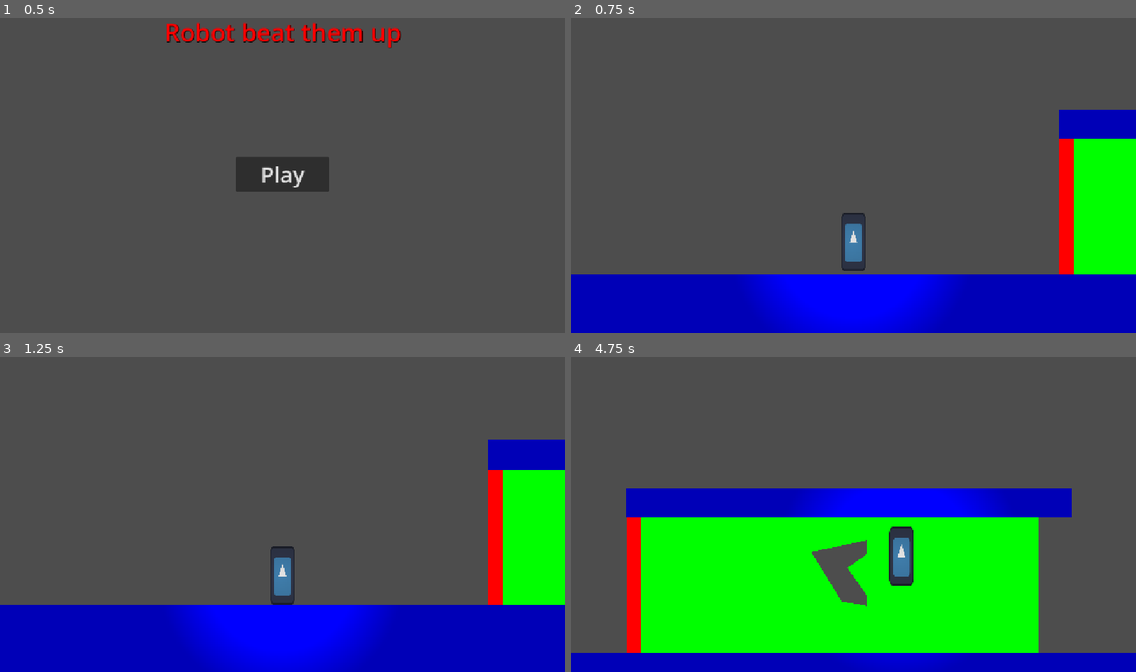
Above: before the commit, frames 1-4 (two rows, left to right).
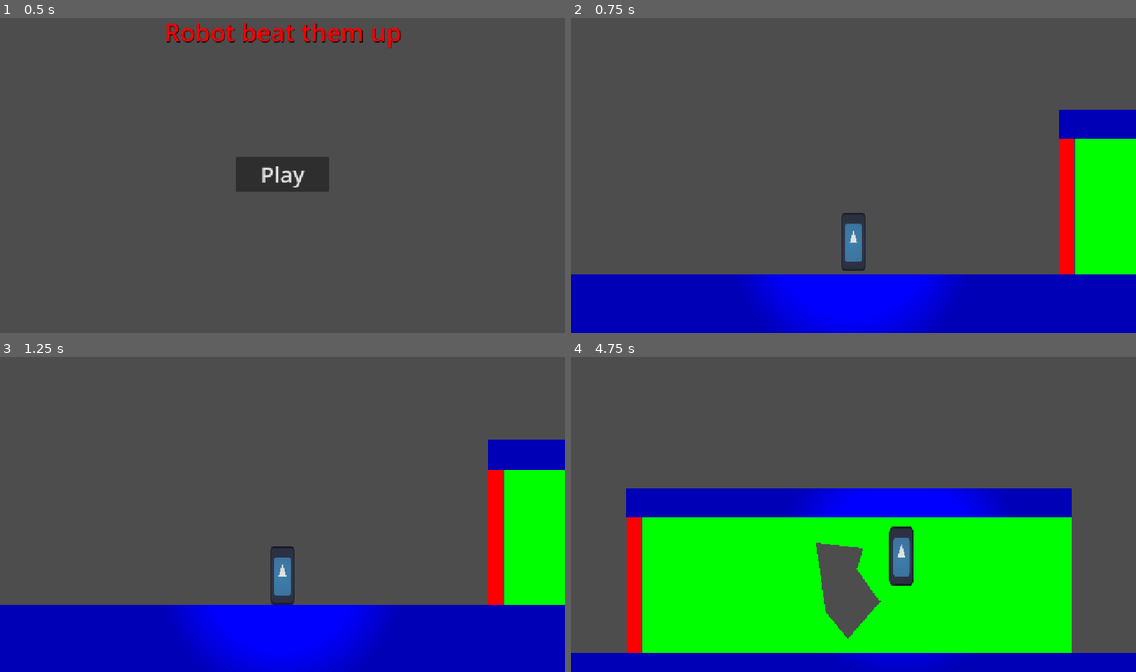
Above: after the commit, the same moments.

Repository: Triopking/Beat-Them-Up
Game: Godot game, scene res://Scenes/menu.tscn
The game is run twice, just before and just after one commit, with the same random seed, the same clock (stepped at 60 frames per second) and the same inputs. The engine's default icon, where the game draws it, is replaced by a stand-in: a white triangle on a blue panel in a dark square.
Inputs:
- Up to frame 1 (0.5 s): no input
- Up to frame 2 (0.75 s): click "Play" at 0.5 s
- Up to frame 3 (1.25 s): no input
- Up to frame 4 (4.75 s): hold Shift (Sprint) 1.28-2.03 s; hold D (Right) 1.28-2.78 s; tap Space (Jump) at 1.52, 2.27, 3.77, 4.52 s; tap Shift (Sprint) at 2.1, 3.6 s; hold Left (Left) 2.78-3.53 s; hold Shift (Sprint) 2.78-3.53 s; hold D (Right) from 3.53 s (still down); hold Shift (Sprint) from 4.28 s (still down)

Frame 1 is identical in both runs. In frame 2, 0.1% of the frame differs, in the area x 89-90%, y 38-82%; in frame 3, 0.1%; in frame 4, 3.8%, in the area x 12-89%, y 50-94%.

Commit message:
Background Shape

Diff:
--- a/mechanic-gaunlet/Scenes/background_shape.tscn
+++ b/mechanic-gaunlet/Scenes/background_shape.tscn
@@ -7,6 +7,8 @@
 [sub_resource type="GradientTexture2D" id="GradientTexture2D_myf5j"]
 gradient = SubResource("Gradient_r76ko")
 
-[node name="Background_Shape" type="Sprite2D" unique_id=1767553559]
+[node name="Background_Shape" type="Polygon2D" unique_id=295432475]
 show_behind_parent = true
+scale = Vector2(0.6, 1)
 texture = SubResource("GradientTexture2D_myf5j")
+polygon = PackedVector2Array(0, 3, 5, 3, 5, 1, 5, 0, 0, 0)
--- a/mechanic-gaunlet/Scenes/first_level.tscn
+++ b/mechanic-gaunlet/Scenes/first_level.tscn
@@ -33,8 +33,9 @@
 scale = Vector2(14.890625, 1)
 
 [node name="Background_Shape" parent="." unique_id=1767553559 instance=ExtResource("4_kin1b")]
-position = Vector2(1151, 501)
-scale = Vector2(4.7812514, 5.1406255)
+position = Vector2(1012.99994, 355)
+scale = Vector2(61.599995, 99.66666)
+polygon = PackedVector2Array(0, 3, 2.4597511, 3, 5, 3, 5.194807, 1.4548497, 5, 0, 0, 0)
 
 [node name="Background_Shape2" parent="." unique_id=1426551853 instance=ExtResource("4_kin1b")]
 position = Vector2(1391.0001, 668)
@@ -42,13 +43,15 @@
 scale = Vector2(3.9720843, 4.25193)
 
 [node name="Background_Shape3" parent="." unique_id=830843036 instance=ExtResource("4_kin1b")]
-position = Vector2(1675.5, 500.5)
-scale = Vector2(5.734375, 4.609375)
+position = Vector2(1675.5, 342)
+scale = Vector2(50.899998, 109)
+polygon = PackedVector2Array(0, 3, 5, 3, 5, 1.5141957, 5, 1, 5, 0, 0, 0)
 
 [node name="Background_Shape4" parent="." unique_id=1922260888 instance=ExtResource("4_kin1b")]
 position = Vector2(1314.2927, 473.30786)
 rotation = -0.5519362
 scale = Vector2(2.2428246, 3.9893475)
+polygon = PackedVector2Array(0, 3, -44.835876, 36.49289, 21.25299, 61.727203, 13.791046, 30.294708, 40.18445, -3.84198, 85.128296, 15.838409, 102.37036, -0.85980225, 75.06479, -11.784607, 0.29977417, -35.31241, 5, 1, 5, 0, 0, 0)
 
 [node name="Background_Shape5" parent="." unique_id=1776539146 instance=ExtResource("4_kin1b")]
 position = Vector2(1421.1102, 376.06073)
@@ -56,6 +59,7 @@
 scale = Vector2(1.4130996, 2.719584)
 
 [node name="Background_Shape6" parent="." unique_id=325879709 instance=ExtResource("4_kin1b")]
-position = Vector2(1502.3896, 484.41388)
+position = Vector2(1472.4663, 466.83124)
 rotation = 0.9536623
-scale = Vector2(1.3990402, 1)
+scale = Vector2(17.135546, 1)
+polygon = PackedVector2Array(0, 3, 5, 3, 5, 1, 5, 0, 7.3357544, 167.01825, 16.357422, -62.937317, 3.1740265, -223.2373, 2.4984589, -244.9397, -4.202202, -84.85681, 0, 0)
